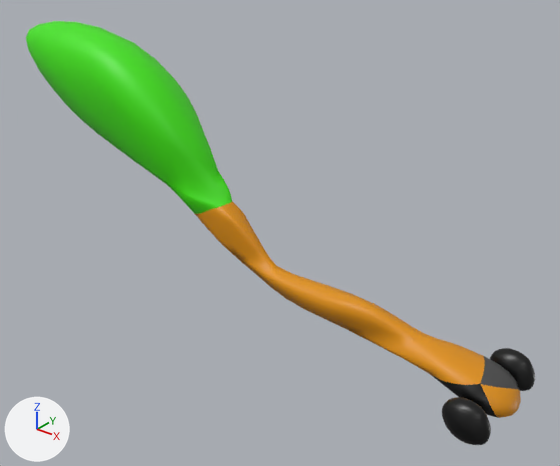
An edit to the Blender file Assets/Prefabs/AntModels/bombBody.blend, drawn before and after from the same camera.
Both versions are drawn from a 50 mm camera at (2.44, -3.48, 2.6) aimed at (-0.4, 0.07, 0.4). Arrows for +X, +Y and +Z are at lower left; the lights stay in place.

The scene before the commit, as lines of its bpy script (objects in view):
```python
me_cube_003 = bpy.data.meshes.new('Cube.003')
me_cube_003.from_pydata(...)  # 1402 vertices, 1401 faces; spans x -3.1..1.54, y -0.59..0.59, z -0.37..1.73
# faces by material slot: [949, 32, 52, 368]
me_cube_003.materials.append(mat_material)  # orange #e09100
me_cube_003.materials.append(mat_gray)  # dark grey #4a4a4a
me_cube_003.materials.append(mat_body)  # black #000000
me_cube_003.materials.append(mat_radioactive)  # green #41e700
me_cube_022 = bpy.data.meshes.new('Cube.022')
me_cube_022.from_pydata(...)  # 316 vertices, 312 faces; spans x -0.156..0.154, y -0.398..0.394, z -0.142..0.143
me_cube_022.polygons.foreach_set('use_smooth', [True] * 312)
me_cube_022.materials.append(mat_body)  # black #000000
ob_eyes = bpy.data.objects.new('Eyes', me_cube_022)
ob_eyes.location = (1.157, 0.0, -0.102)
ob_eyes.rotation_mode = 'XZY'
_m = ob_eyes.modifiers.new('Decimate', 'DECIMATE')
_m.ratio = 0.1
_m = ob_eyes.modifiers.new('Subdivision', 'SUBSURF')
ob_pincer1_001 = bpy.data.objects.new('Pincer1.001', me_cube_003)
ob_pincer1_001.location = (0.0, 0.0, 0.0)
ob_pincer1_001.rotation_mode = 'XZY'
_m = ob_pincer1_001.modifiers.new('Decimate', 'DECIMATE')
_m.ratio = 0.0349
_m = ob_pincer1_001.modifiers.new('Smooth', 'SMOOTH')
_m = ob_pincer1_001.modifiers.new('Subdivision', 'SUBSURF')
```
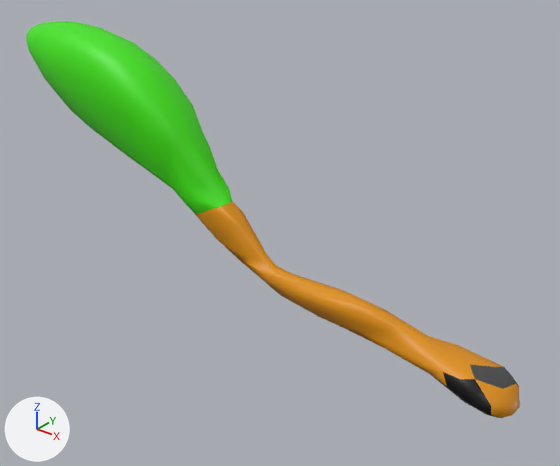
Pixel boxes (x1, y1, x2, y2) of what changed, in the pictures (560 x 466 px):
'Pincer1.001', modifiers changed
    before: (26, 21, 521, 418)
    after: (26, 21, 520, 418)
'Eyes', deleted (black)
    before: (442, 348, 535, 445)

What changed in the scene script:
```text
Change ob_pincer1_001:
    add _m = ob_pincer1_001.modifiers.new('Decimate.001', 'DECIMATE')
    add _m.ratio = 0.35
Remove ob_eyes:
    ob_eyes = bpy.data.objects.new('Eyes', me_cube_022)
    ob_eyes.location = (1.157, 0.0, -0.102)
    ob_eyes.rotation_mode = 'XZY'
    _m = ob_eyes.modifiers.new('Decimate', 'DECIMATE')
    _m.ratio = 0.1
    _m = ob_eyes.modifiers.new('Subdivision', 'SUBSURF')
```
